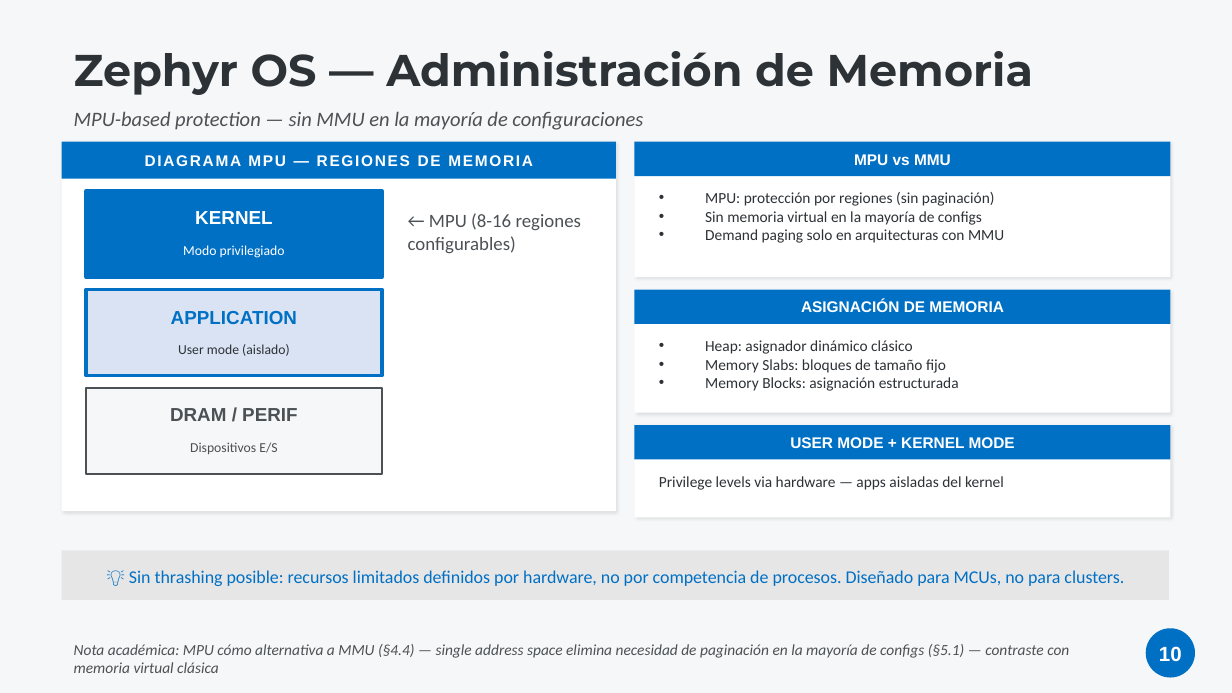
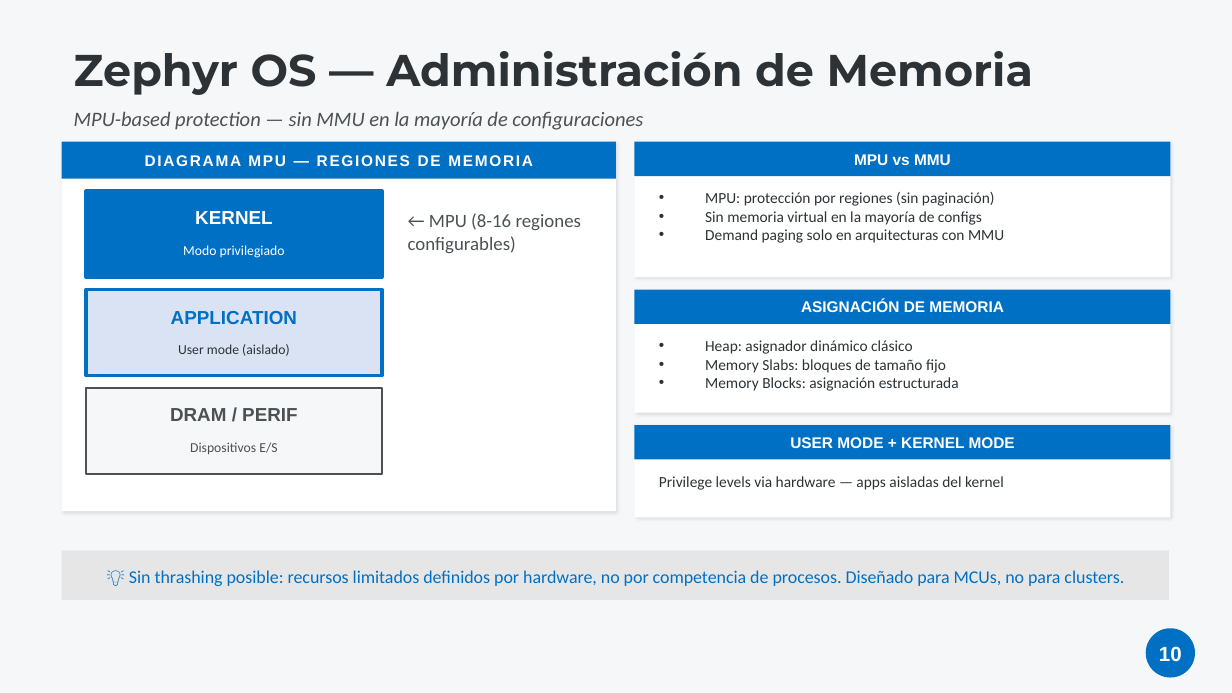
Before and after one commit to LucasIvanCardozo/TP-especial-SO, a slide deck: slide 10 of TP_Especial_Zephyr_MOSIX_v2.pptx. Drawn at 1232x693 pixels with LibreOffice and Linux fonts; fonts in the diff are those of the drawing. Boxes give left, top, right and bottom in pixels: in the first picture for what was removed or moved away, otherwise in the second. Text is boxed around its words. In the diff, an @@ line names an element or a change of style, - is before the commit and + after.

```diff
--- a/TP_Especial_Zephyr_MOSIX_v2.pptx
+++ b/TP_Especial_Zephyr_MOSIX_v2.pptx
@@ text removed at [74,644,1069,673] @@
-Nota académica: MPU cómo alternativa a MMU (§4.4) — single address space elimina necesidad de paginación en la mayoría de configs (§5.1) — contraste con memoria virtual clásica
```
Also in this commit, not shown: 26 other slides changed, 7 other files.
